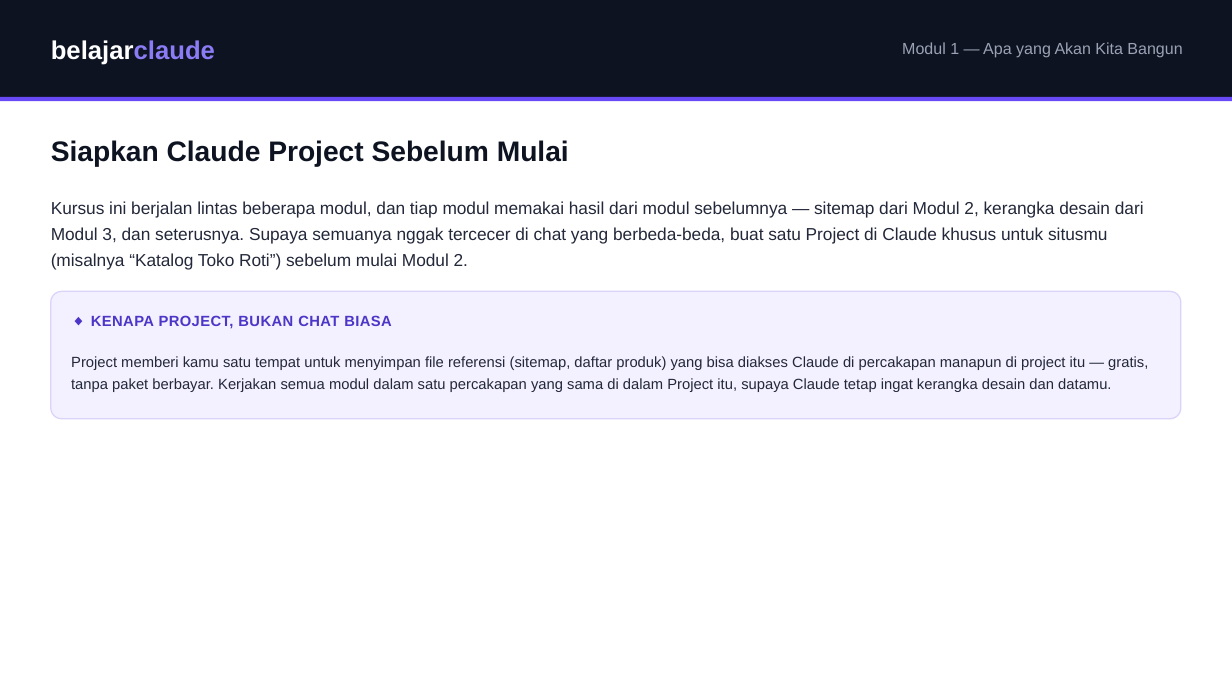
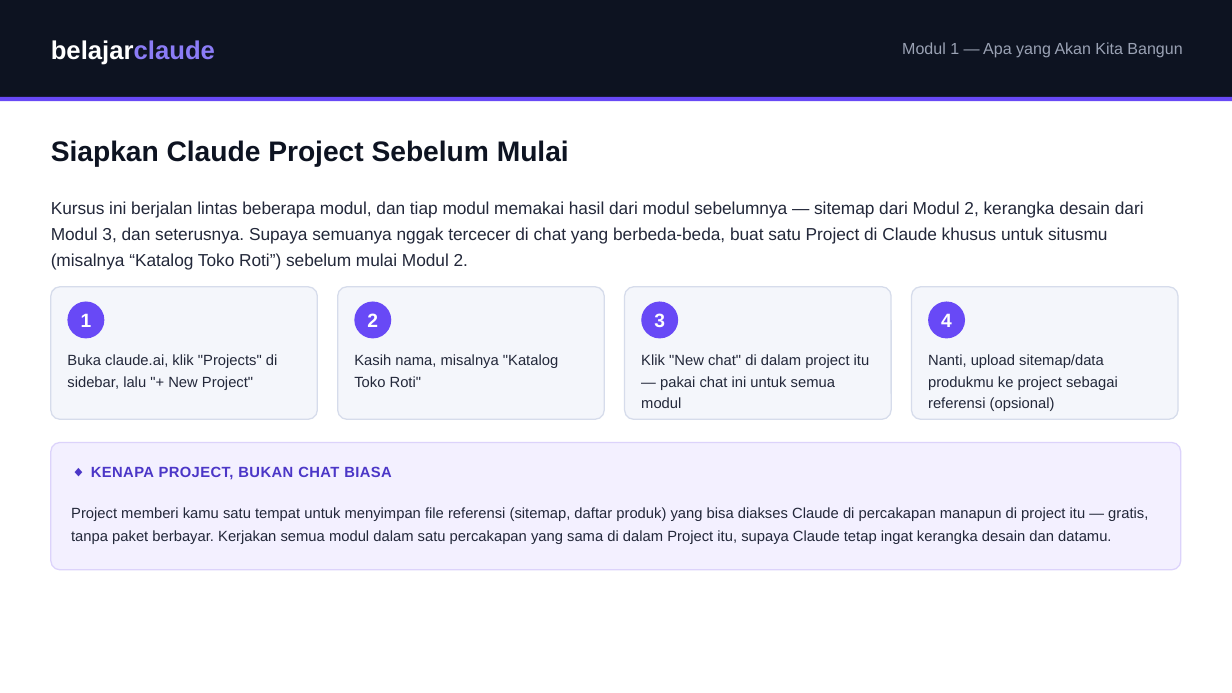
Before and after one commit to juliautomo/belajar-claude, a slide deck: slide 5 of Bikin-Website/M01-Apa-yang-Akan-Kita-Bangun/BW-M01-Apa-yang-Akan-Kita-Bangun.pptx. Drawn at 1232x693 pixels with LibreOffice and Linux fonts; fonts in the diff are those of the drawing. Boxes give left, top, right and bottom in pixels: in the first picture for what was removed or moved away, otherwise in the second. Text is boxed around its words. In the diff, an @@ line names an element or a change of style, - is before the commit and + after.

Commit message:
Add step-by-step instructions for creating a Claude Project (Module 1)
The prior commit explained why to set up a Project but never said how.
Added a 4-step-card row (matching the same step-card pattern used for
GitHub/Vercel setup in Modules 6/7): open claude.ai -> Projects -> New
Project, name it, start a chat inside it, optionally upload reference
files later. Applied to both bikin-website-content.html and the M01
deck's new slide (step cards + numbered circles built directly via
python-pptx, matching addStepCards' exact geometry/color formulas from
lib.js, including the roundRect corner-radius conversion pptxgenjs uses
internally -- also caught and fixed a stale corner-radius value left
over on the tip-box shape from the previous edit).

```diff
--- a/Bikin-Website/M01-Apa-yang-Akan-Kita-Bangun/BW-M01-Apa-yang-Akan-Kita-Bangun.pptx
+++ b/Bikin-Website/M01-Apa-yang-Akan-Kita-Bangun/BW-M01-Apa-yang-Akan-Kita-Bangun.pptx
@@ rounded rectangle added at <box>51,287,317,419</box>, fill #F4F6FB, outline #D6DCEB 1 pt @@
@@ rounded rectangle added at <box>337,287,604,419</box>, fill #F4F6FB, outline #D6DCEB 1 pt @@
@@ rounded rectangle added at <box>625,287,891,419</box>, fill #F4F6FB, outline #D6DCEB 1 pt @@
@@ rounded rectangle added at <box>912,287,1178,419</box>, fill #F4F6FB, outline #D6DCEB 1 pt @@
@@ ellipse added at <box>67,301,104,338</box>, fill #6849F6 @@
@@ text added at <box>81,313,92,327</box>, 15 pt, text #FFFFFF, bold @@
+1
@@ ellipse added at <box>354,301,391,338</box>, fill #6849F6 @@
@@ text added at <box>367,313,378,327</box>, 15 pt, text #FFFFFF, bold @@
+2
@@ ellipse added at <box>641,301,678,338</box>, fill #6849F6 @@
@@ text added at <box>654,313,665,327</box>, 15 pt, text #FFFFFF, bold @@
+3
@@ ellipse added at <box>928,301,965,338</box>, fill #6849F6 @@
@@ text added at <box>941,313,952,327</box>, 15 pt, text #FFFFFF, bold @@
+4
@@ text added at <box>67,354,277,390</box>, 11.5 pt, text #23283A @@
+Buka claude.ai, klik "Projects" di sidebar, lalu "+ New Project"
@@ text added at <box>354,354,558,387</box>, 11.5 pt, text #23283A @@
+Kasih nama, misalnya "Katalog Toko Roti"
@@ text added at <box>641,354,870,408</box>, 11.5 pt, text #23283A @@
+Klik "New chat" di dalam project itu — pakai chat ini untuk semua modul
@@ text added at <box>928,354,1118,411</box>, 11.5 pt, text #23283A @@
+Nanti, upload sitemap/data produkmu ke project sebagai referensi (opsional)
@@ 2 texts, 1 rounded rectangle: place and size @@
-2 texts, 1 rounded rectangle at <box>51,291,1181,419</box>
+2 texts, 1 rounded rectangle at <box>51,443,1181,570</box>
@@ rounded rectangle at <box>51,443,1181,570</box>: proportions changed @@
```
Also in this commit, not shown: 1 other file.
